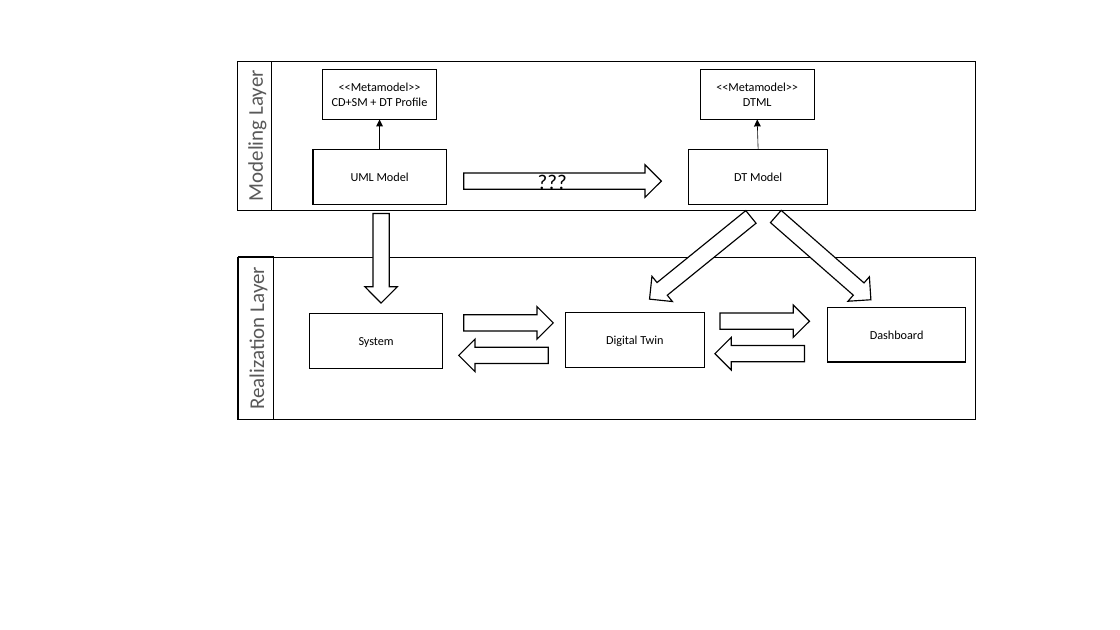
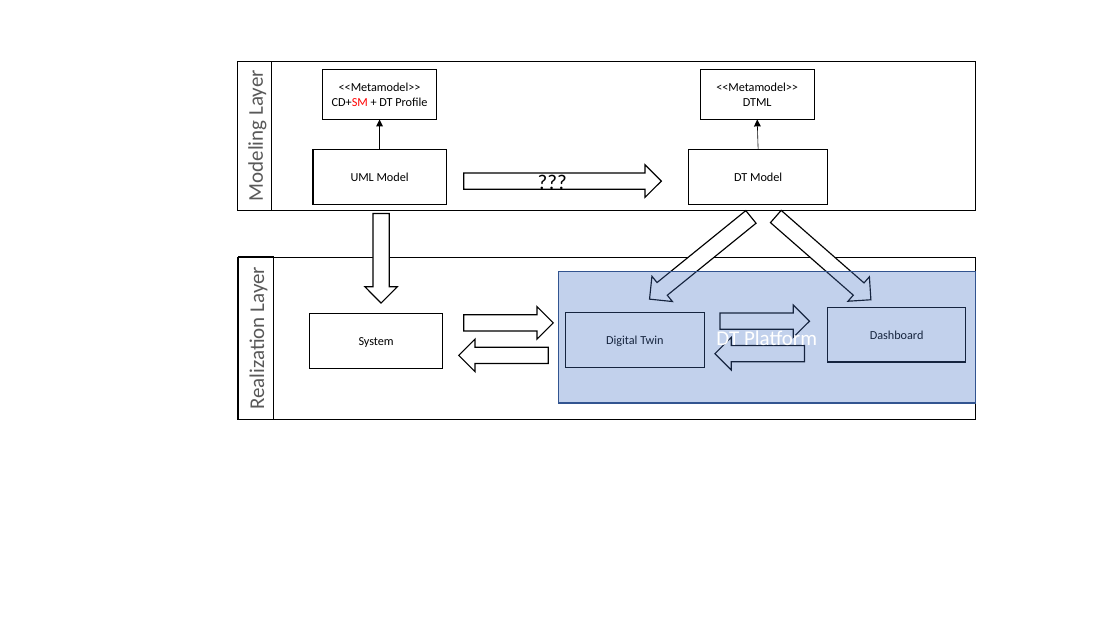
Before and after one commit to cdl-mint/at-journal, a slide deck: slide 5 of figures/2022_AT_Figures.pptx. Drawn at 1120x630 pixels with LibreOffice and Linux fonts; fonts in the diff are those of the drawing. Boxes give left, top, right and bottom in pixels: in the first picture for what was removed or moved away, otherwise in the second. Text is boxed around its words. In the diff, an @@ line names an element or a change of style, - is before the commit and + after.

```diff
--- a/figures/2022_AT_Figures.pptx
+++ b/figures/2022_AT_Figures.pptx
@@ text in rectangle at (332, 97, 427, 106): text colour #000000 to #FF0000 in "CD+SM" @@
@@ rectangle added at (559, 271, 975, 403), fill #4472C4 at 32% opacity, outline #325491 1 pt, 18 pt, text #FFFFFF @@
+DT Platform
```
Also in this commit, not shown: 5 other slides changed.
